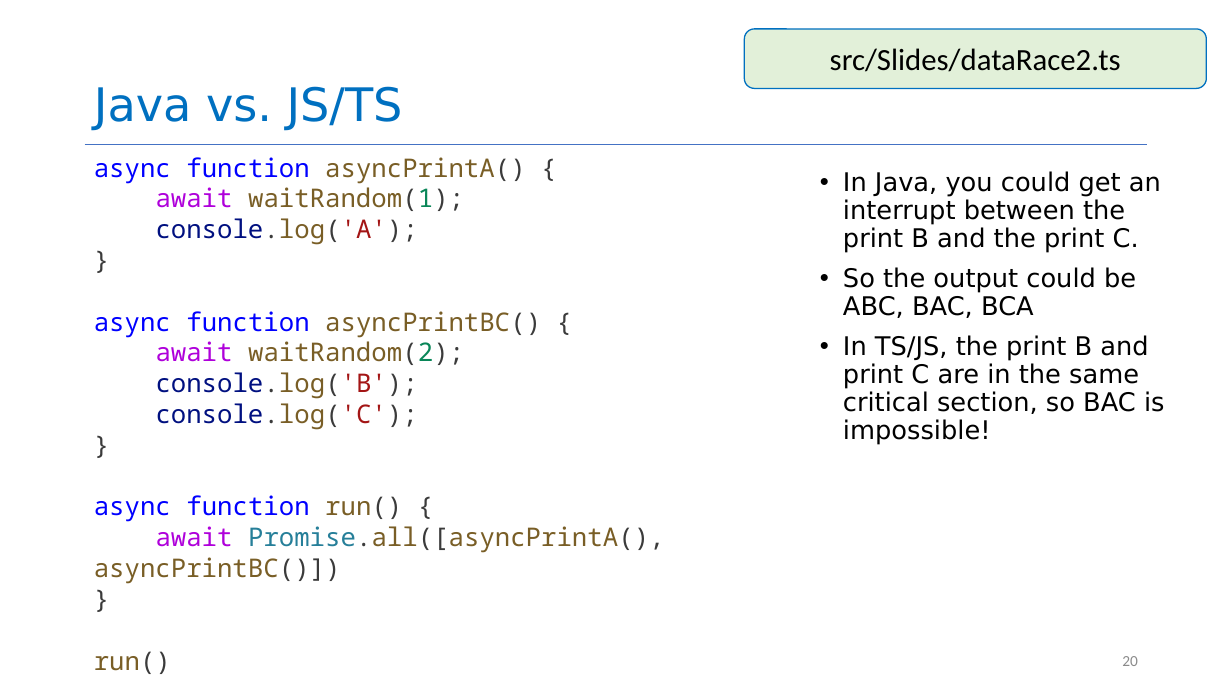
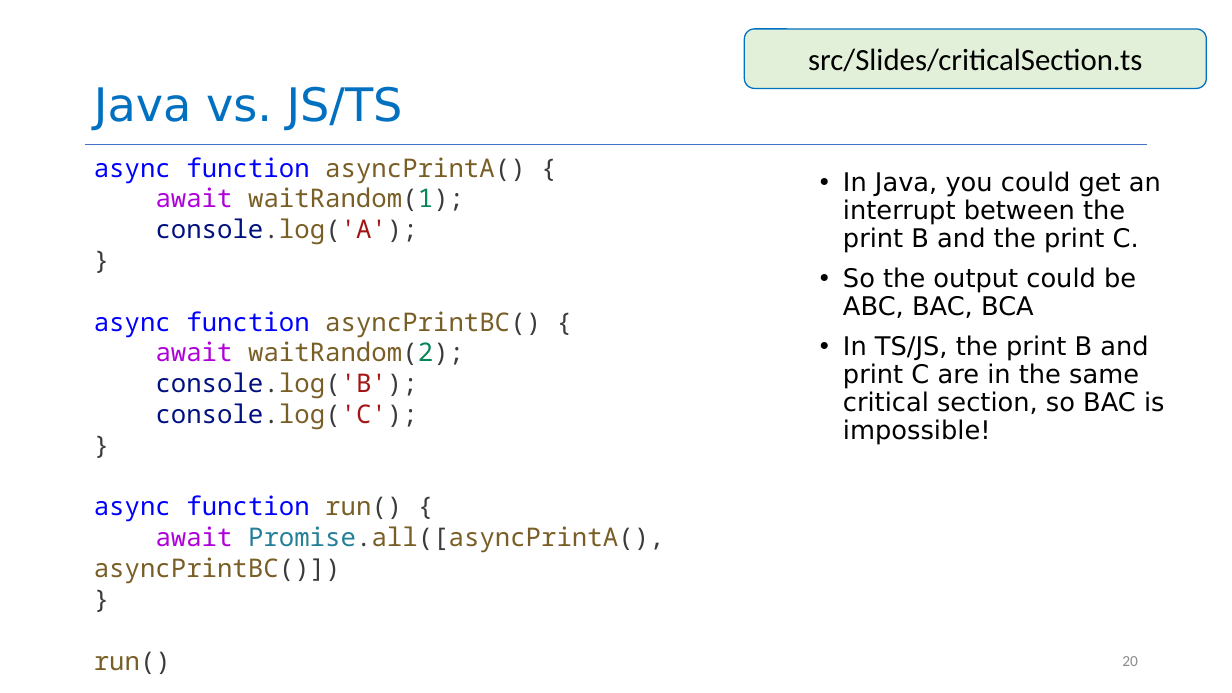
Before and after one commit to neu-se/CS4530-Fall-2026, a slide deck: slide 20 of Slides/Module 08 Concurrency.pptx. Drawn at 1232x693 pixels with LibreOffice and Linux fonts; fonts in the diff are those of the drawing. Boxes give left, top, right and bottom in pixels: in the first picture for what was removed or moved away, otherwise in the second. Text is boxed around its words. In the diff, an @@ line names an element or a change of style, - is before the commit and + after.

```diff
--- a/Slides/Module 08 Concurrency.pptx
+++ b/Slides/Module 08 Concurrency.pptx
@@ text in rounded rectangle at (808, 48, 1142, 72): text changed @@
-src/Slides/dataRace2.ts
+src/Slides/criticalSection.ts
```
Also in this commit, not shown: 2 other slides changed, 1 other file.
